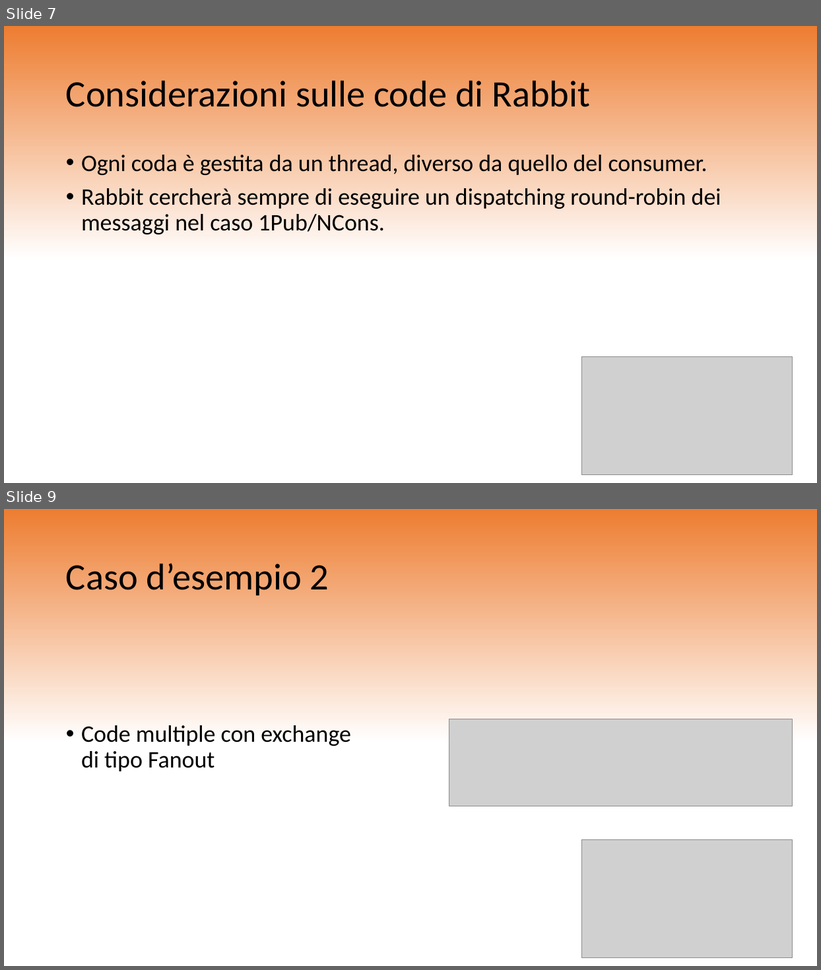
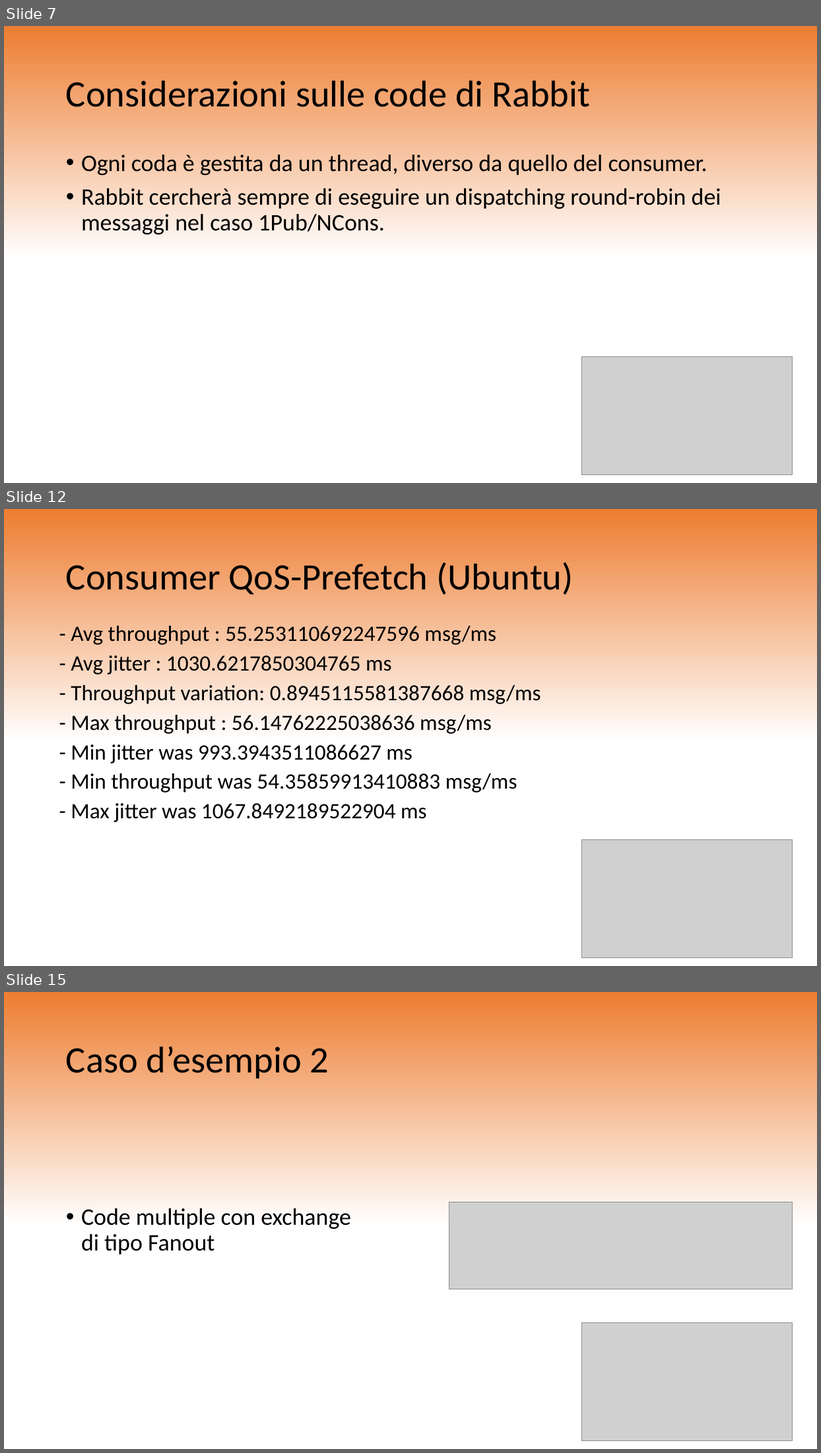
Before and after one commit to bianchiart/rtes-rabbitmq-project, a slide deck: SharedDomain/RabbitMQProgetto.pptx. Shown one above the other, each under a label of ours: slides 7 and 9 before the commit, slides 7, 12 and 15 after it; the slides between them are not shown. The pictures are 821x970 and 821x1453 pixels, drawn with LibreOffice and Linux fonts; fonts in the diff are those of the drawing; grey boxes stand for pictures. Boxes give left, top, right and bottom in pixels: in the first picture for what was removed or moved away, otherwise in the second. Text is boxed around its words. In the diff, an @@ line names an element or a change of style, - is before the commit and + after.

```diff
--- a/SharedDomain/RabbitMQProgetto.pptx
+++ b/SharedDomain/RabbitMQProgetto.pptx
@@ slide 12 added at [4, 509, 817, 966], background gradient #ED7D31 to #FFFFFF @@
@@ title added at [66, 562, 573, 595], 44 pt, text #000000 @@
+Consumer QoS-Prefetch (Ubuntu)
@@ text added at [71, 626, 541, 823], 25.9 pt, text #000000 @@
+- Avg throughput : 55.253110692247596 msg/ms
+- Avg jitter : 1030.6217850304765 ms
+- Throughput variation: 0.8945115581387668 msg/ms
+- Max throughput : 56.14762225038636 msg/ms
+- Min jitter was 993.3943511086627 ms
+- Min throughput was 54.35859913410883 msg/ms
+- Max jitter was 1067.8492189522904 ms
@@ picture added at [582, 840, 793, 958] @@
@@ what was slide 9 is now slide 15 @@
```
Also in this commit, not shown: 1 slide changed, 9 other slides added.
